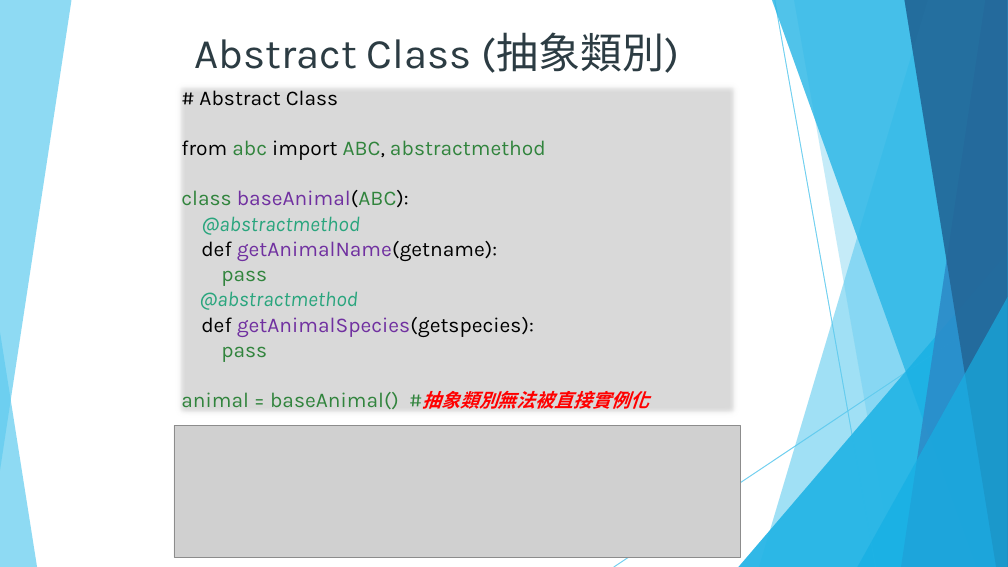
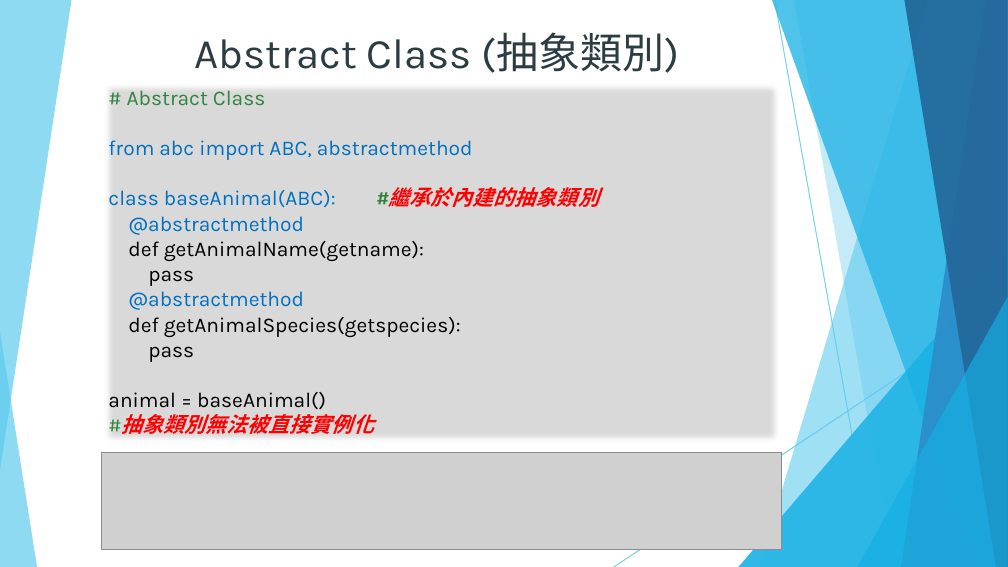
Before and after one commit to DavidChu0424/PythonIntroduction, a slide deck: slide 84 of Python Introduction.pptx (slide 72 before the commit). Drawn at 1008x567 pixels with LibreOffice and Linux fonts; fonts in the diff are those of the drawing; grey boxes stand for pictures. Boxes give left, top, right and bottom in pixels: in the first picture for what was removed or moved away, otherwise in the second. Text is boxed around its words. In the diff, an @@ line names an element or a change of style, - is before the commit and + after.

```diff
--- a/Python Introduction.pptx
+++ b/Python Introduction.pptx
@@ text "# Abstract Class" moved from (x1=181, y1=90, x2=649, y2=409) to (x1=108, y1=90, x2=599, y2=434) @@
@@ text at (x1=108, y1=90, x2=473, y2=362): text colour #000000 to #31843D in "# Abstract Class"; text colour #000000 to #0070C0 in "from import ABC,"; text colour #31843D to #0070C0 in "abc ABC, abstractmethod"; text colour #29A57D to #0070C0, italic off in "@abstractmethod", "@abstractmethod"; text colour #7030A0 to #000000 in "getAnimalName(getname):", "getAnimalSpecies(getspecies):"; text colour #31843D to #000000 in "pass", "pass" @@
@@ text at (x1=108, y1=187, x2=599, y2=207): text changed; text colour #7030A0 to #0070C0 @@
-    class baseAnimal(ABC):
+    class baseAnimal(ABC): #繼承於內建的抽象類別
@@ text at (x1=108, y1=392, x2=374, y2=434): text changed; text colour #31843D to #000000 @@
-    animal = baseAnimal() #抽象類別無法被直接實例化
+    animal = baseAnimal()
+    #抽象類別無法被直接實例化
@@ picture resized from (x1=174, y1=426, x2=740, y2=558) to (x1=101, y1=452, x2=783, y2=549) @@
```
Also in this commit, not shown: 38 other slides changed, 12 slides added.
